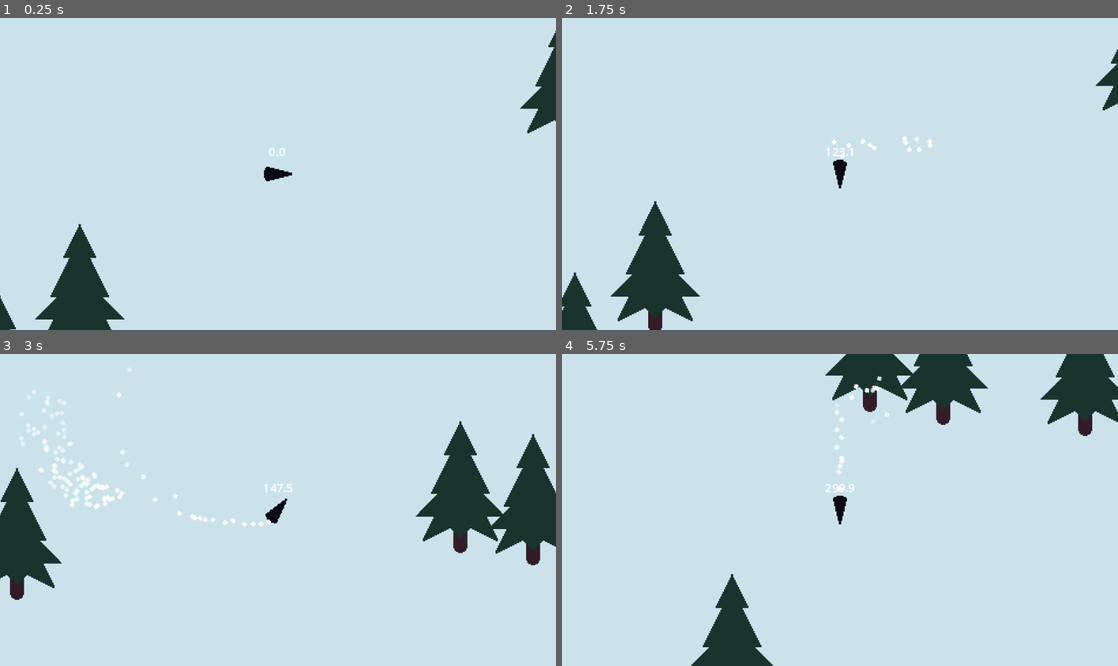
Above: before the commit, frames 1-4 (two rows, left to right).
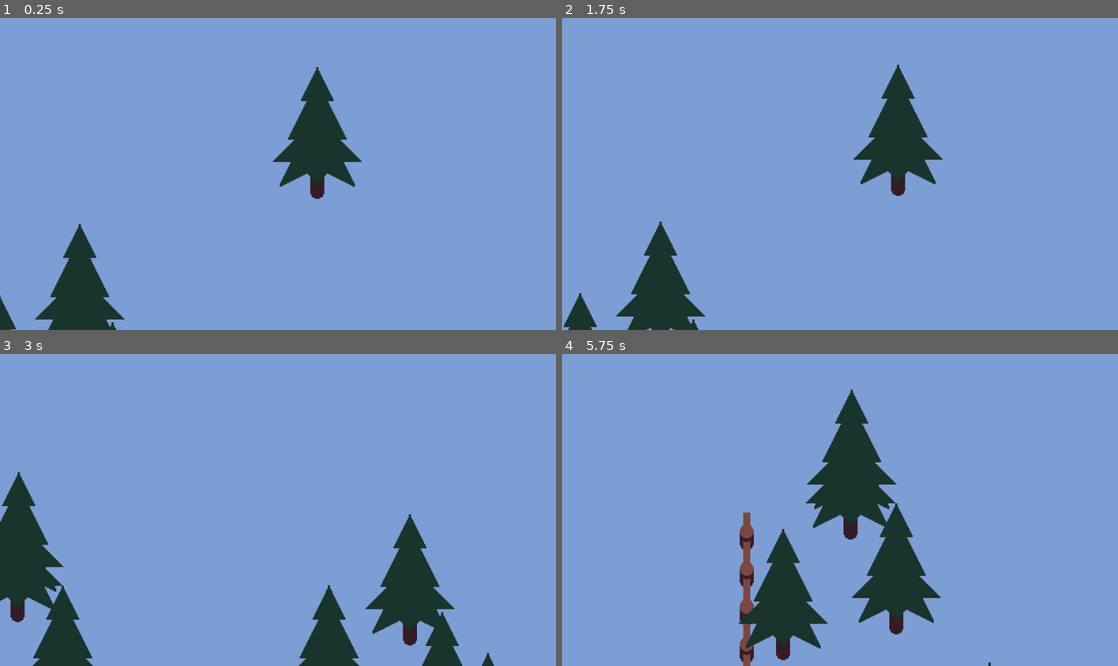
Above: after the commit, the same moments.

Repository: SpeakWithPlants/ld53
Game: Godot game, scene res://scenes/main.tscn
Same seed, same stepped clock (60 frames per second), same inputs: the game is played once before the commit and once after it.
Inputs (mouse positions are in pixels of both pictures, inside the frame that each line leads up to):
- Up to frame 1 (0.25 s): no input
- Up to frame 2 (1.75 s): tap Enter at 0.5 s; move the mouse to (962, 158) at 0.52 s; hold Right (ui_right) 0.53-1.28 s; right-click (962, 158) at 0.6 s; tap Space at 1.25 s; move the mouse to (728, 189) at 1.27 s; hold Down (ui_down) from 1.28 s (still down); click (728, 189) at 1.35 s; right-click (728, 189) at 1.55 s
- Up to frame 3 (3 s): move the mouse to (333, 441) at 2.02 s; release Down (ui_down) at 2.03 s; hold Right (ui_right) 2.03-2.78 s; right-click (333, 441) at 2.1 s; move the mouse to (250, 572) at 2.77 s; hold Up (ui_up) from 2.78 s (still down); right-click (250, 572) at 2.85 s
- Up to frame 4 (5.75 s): move the mouse to (1006, 556) at 3.52 s; release Up (ui_up) at 3.53 s; press the mouse at (1006, 556) at 3.53 s; hold Left (ui_left) 3.53-5.03 s; right-click (1006, 556) at 3.8 s; move the mouse to (673, 463) at 4.27 s; release the mouse at (673, 463) at 4.28 s; right-click (673, 463) at 4.35 s; move the mouse to (867, 510) at 5.02 s; hold Down (ui_down) from 5.03 s (still down); right-click (867, 510) at 5.1 s

The runs differ from the first frame. In frame 1, 97% of the frame differs, in the area x 0-100%, y 0-100%; in frame 2, 98%; in frame 3, 98%; in frame 4, 100%.

Commit message:
Added ui

Diff:
--- a/project.godot
+++ b/project.godot
@@ -62,6 +62,11 @@
 "events": [Object(InputEventMouseButton,"resource_local_to_scene":false,"resource_name":"","device":-1,"window_id":0,"a …(241 unchanged characters)…
 ]
 }
+mouse_right={
+"deadzone": 0.5,
+"events": [Object(InputEventMouseButton,"resource_local_to_scene":false,"resource_name":"","device":-1,"window_id":0,"alt_pressed":false,"shift_pressed":false,"ctrl_pressed":false,"meta_pressed":false,"button_mask":2,"position":Vector2(213, 15),"global_position":Vector2(217, 58),"factor":1.0,"button_index":2,"pressed":true,"double_click":false,"script":null)
+]
+}
 
 [rendering]
 
--- /dev/null
+++ b/scenes/delivery_ping.gd
@@ -0,0 +1,25 @@
+extends Node2D
+
+const max_point_value = 250.0
+const bonus_point_value = 50.0
+
+var point_value = max_point_value
+
+@onready var score_label = $text/score_label
+@onready var anim = $anim
+
+
+func _ready():
+	score_label.text = "+%d" % point_value
+	var outline_color = score_label.get("theme_override_colors/font_outline_color")
+	outline_color.r = clamp(1.0 - point_value / max_point_value, 0.0, 1.0)
+	score_label.set("theme_override_colors/font_outline_color", outline_color)
+	anim.connect("animation_finished", _on_animation_finished)
+	anim.play("bounce")
+	pass
+
+
+func _on_animation_finished(anim_name):
+	if anim_name == "bounce":
+		queue_free()
+	pass
--- /dev/null
+++ b/scenes/delivery_ping.tscn
@@ -0,0 +1,68 @@
+[gd_scene load_steps=5 format=3 uid="uid://dq1d1djwa6rvr"]
+
+[ext_resource type="Script" path="res://scenes/delivery_ping.gd" id="1_mjgjo"]
+[ext_resource type="FontFile" uid="uid://cfjpdm630h17s" path="res://assets/fonts/runescape_uf.ttf" id="2_cwcd4"]
+
+[sub_resource type="Animation" id="Animation_ase5y"]
+resource_name = "bounce"
+length = 0.8
+step = 0.05
+tracks/0/type = "value"
+tracks/0/imported = false
+tracks/0/enabled = true
+tracks/0/path = NodePath("text:position")
+tracks/0/interp = 1
+tracks/0/loop_wrap = true
+tracks/0/keys = {
+"times": PackedFloat32Array(0, 0.4, 0.8),
+"transitions": PackedFloat32Array(0.5, 2, 1),
+"update": 0,
+"values": [Vector2(0, 0), Vector2(0, -60), Vector2(0, 0)]
+}
+tracks/1/type = "value"
+tracks/1/imported = false
+tracks/1/enabled = true
+tracks/1/path = NodePath(".:modulate")
+tracks/1/interp = 1
+tracks/1/loop_wrap = true
+tracks/1/keys = {
+"times": PackedFloat32Array(0.4, 0.8),
+"transitions": PackedFloat32Array(1, 1),
+"update": 0,
+"values": [Color(1, 1, 1, 1), Color(1, 1, 1, 0)]
+}
+
+[sub_resource type="AnimationLibrary" id="AnimationLibrary_e5dpp"]
+_data = {
+"bounce": SubResource("Animation_ase5y")
+}
+
+[node name="delivery_ping" type="Node2D"]
+script = ExtResource("1_mjgjo")
+
+[node name="text" type="Node2D" parent="."]
+z_index = 2
+
+[node name="score_label" type="Label" parent="text"]
+anchors_preset = 7
+anchor_left = 0.5
+anchor_top = 1.0
+anchor_right = 0.5
+anchor_bottom = 1.0
+offset_left = -45.0
+offset_top = -51.0
+offset_right = 45.0
+grow_horizontal = 2
+grow_vertical = 0
+theme_override_colors/font_outline_color = Color(0, 0.741176, 0.627451, 1)
+theme_override_constants/outline_size = 8
+theme_override_fonts/font = ExtResource("2_cwcd4")
+theme_override_font_sizes/font_size = 64
+text = "+200"
+horizontal_alignment = 1
+vertical_alignment = 1
+
+[node name="anim" type="AnimationPlayer" parent="."]
+libraries = {
+"": SubResource("AnimationLibrary_e5dpp")
+}
--- /dev/null
+++ b/scenes/endzone.gd
@@ -0,0 +1,36 @@
+extends Area2D
+
+var points = [
+	Vector2.ZERO,
+	Vector2.RIGHT,
+	Vector2.ONE,
+	Vector2.DOWN,
+]
+
+@onready var collider = $collider
+
+
+func _ready():
+	_update_polygon()
+	pass
+
+
+func set_corners(p1, p2):
+	var min_x = min(p1.x, p2.x)
+	var max_x = max(p1.x, p2.x)
+	var min_y = min(p1.y, p2.y)
+	var max_y = max(p1.y, p2.y)
+	var new_points = []
+	new_points.append(Vector2(min_x, min_y))
+	new_points.append(Vector2(max_x, min_y))
+	new_points.append(Vector2(max_x, max_y))
+	new_points.append(Vector2(min_x, max_y))
+	points = new_points
+	if collider != null:
+		_update_polygon()
+	pass
+
+
+func _update_polygon():
+	collider.polygon = points
+	pass
--- /dev/null
+++ b/scenes/endzone.tscn
@@ -0,0 +1,9 @@
+[gd_scene load_steps=2 format=3 uid="uid://ffbc2krpndjg"]
+
+[ext_resource type="Script" path="res://scenes/endzone.gd" id="1_nqp77"]
+
+[node name="endzone" type="Area2D"]
+script = ExtResource("1_nqp77")
+
+[node name="collider" type="CollisionPolygon2D" parent="."]
+polygon = PackedVector2Array(0, 0, 1, 0, 1, 1, 0, 1)
--- a/scenes/fence.tscn
+++ b/scenes/fence.tscn
@@ -1,6 +1,6 @@
-[gd_scene load_steps=3 format=3 uid="uid://b031mo47kk12o"]
+[gd_scene load_steps=3 format=3 uid="uid://2lewhwvvqwkv"]
 
-[ext_resource type="Texture2D" uid="uid://d3jjfong36v1g" path="res://assets/fence.png" id="1_orxgi"]
+[ext_resource type="Texture2D" uid="uid://d3jjfong36v1g" path="res://assets/sprites/fence.png" id="1_y6gxm"]
 
 [sub_resource type="RectangleShape2D" id="RectangleShape2D_xfpbx"]
 size = Vector2(6, 32)
@@ -8,7 +8,7 @@
 [node name="fence" type="StaticBody2D"]
 
 [node name="sprite" type="Sprite2D" parent="."]
-texture = ExtResource("1_orxgi")
+texture = ExtResource("1_y6gxm")
 
 [node name="collider" type="CollisionShape2D" parent="."]
 shape = SubResource("RectangleShape2D_xfpbx")
--- /dev/null
+++ b/scenes/house.gd
@@ -0,0 +1,39 @@
+extends StaticBody2D
+
+const delivery_ping_scn = preload("res://scenes/delivery_ping.tscn")
+
+@onready var delivery_area = $delivery_area
+@onready var delivery_area_collider = $delivery_area/collider
+
+
+func _ready():
+	delivery_area.connect("body_entered", _on_delivery_area_body_entered)
+	delivery_area.connect("body_exited", _on_delivery_area_body_exited)
+	pass
+
+
+func _on_delivery(player):
+	delivery_area_collider.disabled = true
+	var ping_pos = (player.global_position + global_position) / 2.0
+	var dist = global_position.distance_to(player.global_position)
+	var dist_prop = dist / delivery_area_collider.shape.radius
+	var new_ping = delivery_ping_scn.instantiate()
+	var point_value = new_ping.max_point_value * (1.0 - dist_prop) + new_ping.bonus_point_value
+	new_ping.point_value = point_value
+	var ui = get_tree().get_first_node_in_group("ui")
+	add_child(new_ping)
+	new_ping.global_position = player.global_position
+	ui.add_score(point_value)
+	pass
+
+
+func _on_delivery_area_body_entered(body):
+	if body is Player:
+		body.deliver.connect(_on_delivery)
+	pass
+
+
+func _on_delivery_area_body_exited(body):
+	if body is Player:
+		body.deliver.disconnect(_on_delivery)
+	pass
--- a/scenes/house.tscn
+++ b/scenes/house.tscn
@@ -1,24 +1,27 @@
-[gd_scene load_steps=4 format=3 uid="uid://43dr4tjvyf1a"]
+[gd_scene load_steps=5 format=3 uid="uid://dsqc15e1q42dg"]
 
-[ext_resource type="Texture2D" uid="uid://cyowd4iemoace" path="res://assets/cabin.png" id="1_i2f13"]
+[ext_resource type="Script" path="res://scenes/house.gd" id="1_kqu5r"]
+[ext_resource type="Texture2D" uid="uid://cyowd4iemoace" path="res://assets/sprites/cabin.png" id="1_sityv"]
 
 [sub_resource type="RectangleShape2D" id="RectangleShape2D_0kf1m"]
 size = Vector2(100, 60)
 
 [sub_resource type="CircleShape2D" id="CircleShape2D_y58mi"]
-radius = 156.029
+radius = 160.0
 
 [node name="house" type="StaticBody2D" groups=["houses"]]
+script = ExtResource("1_kqu5r")
 
 [node name="sprite" type="Sprite2D" parent="."]
 position = Vector2(0, -23)
-texture = ExtResource("1_i2f13")
+texture = ExtResource("1_sityv")
 
 [node name="collider" type="CollisionShape2D" parent="."]
 position = Vector2(0, 8)
 shape = SubResource("RectangleShape2D_0kf1m")
 
 [node name="delivery_area" type="Area2D" parent="."]
+input_pickable = false
 
 [node name="collider" type="CollisionShape2D" parent="delivery_area"]
 shape = SubResource("CircleShape2D_y58mi")
--- a/scenes/level.gd
+++ b/scenes/level.gd
@@ -5,13 +5,16 @@
 const house_space = 100
 const tree_space = 60
 const fence_height = 32
+const endzone_height = 200
 const fence_scn = preload("res://scenes/fence.tscn")
 const tree_scn = preload("res://scenes/tree.tscn")
 const house_scn = preload("res://scenes/house.tscn")
+const endzone_scn = preload("res://scenes/endzone.tscn")
 
 var noise
 var course_width
 var course_length
+var endzone
 
 
 func _ready():
@@ -29,6 +32,7 @@
 	_generate_houses(houses)
 	_generate_fences()
 	_generate_trees(tree_density)
+	_generate_endzone()
 	pass
 
 
@@ -67,6 +71,16 @@
 	pass
 
 
+func _generate_endzone():
+	var new_endzone = endzone_scn.instantiate()
+	var top_left = Vector2(-course_width / 2.0, course_length)
+	var bottom_right = top_left + Vector2(course_width, endzone_height)
+	new_endzone.set_corners(top_left, bottom_right)
+	add_child(new_endzone)
+	endzone = new_endzone
+	pass
+
+
 func _add_house_at(pos):
 	var new_house = house_scn.instantiate()
 	new_house.global_position = pos
--- a/scenes/main.gd
+++ b/scenes/main.gd
@@ -1 +1,18 @@
 extends Node2D
+
+const level_scn = preload("res://scenes/level.tscn")
+
+
+func _ready():
+	var level = level_scn.instantiate()
+	add_child(level)
+	await level.ready
+	level.endzone.connect("body_entered", _on_body_entered_endzone)
+	pass
+
+
+func _on_body_entered_endzone(body):
+	if body is Player:
+		# do finish here
+		pass
+	pass
--- a/scenes/main.tscn
+++ b/scenes/main.tscn
@@ -1,8 +1,9 @@
-[gd_scene load_steps=4 format=3 uid="uid://citan4xh2bwjy"]
+[gd_scene load_steps=5 format=3 uid="uid://citan4xh2bwjy"]
 
 [ext_resource type="Script" path="res://scenes/main.gd" id="1_8di1l"]
-[ext_resource type="PackedScene" uid="uid://d3s36137y1slf" path="res://scenes/player.tscn" id="2_73g8t"]
+[ext_resource type="PackedScene" uid="uid://bxddehpx6jw55" path="res://scenes/player.tscn" id="2_73g8t"]
 [ext_resource type="PackedScene" uid="uid://b4fva8lsbck8o" path="res://scenes/level.tscn" id="3_7pqg3"]
+[ext_resource type="PackedScene" uid="uid://ck2oah7a38n8g" path="res://scenes/ui.tscn" id="4_rj67c"]
 
 [node name="main" type="Node2D"]
 y_sort_enabled = true
@@ -13,3 +14,14 @@
 [node name="player" parent="." instance=ExtResource("2_73g8t")]
 
 [node name="camera" type="Camera2D" parent="player"]
+
+[node name="ui" parent="player/camera" groups=["ui"] instance=ExtResource("4_rj67c")]
+anchors_preset = 5
+anchor_left = 0.5
+anchor_right = 0.5
+anchor_bottom = 0.0
+offset_top = -251.0
+offset_bottom = -251.0
+grow_vertical = 1
+size_flags_horizontal = 4
+mouse_filter = 1
--- a/scenes/player.gd
+++ b/scenes/player.gd
@@ -1,4 +1,7 @@
 extends CharacterBody2D
+class_name Player
+
+signal deliver(player)
 
 const max_speed = 850.0
 const gravity = 800.0
@@ -26,6 +29,7 @@
 
 
 func _physics_process(delta):
+	_get_delivery_input()
 	_update_direction(delta)
 	_update_velocity(delta)
 	move_and_slide()
@@ -71,25 +75,22 @@
 
 func _update_trail():
 	var speed = velocity.length()
+	if speed > 0:
+		var ui = get_tree().get_first_node_in_group("ui")
+		ui.counting = true
 	trail.emitting = speed > 0
 	shred.emitting = abs(velocity.normalized().dot(direction)) < 0.8 and trail.emitting
 	pass
 
 
+func _get_delivery_input():
+	if Input.is_action_just_pressed("mouse_right"):
+		emit_signal("deliver", self)
+	pass
+
+
 func get_target_direction():
 	var new_target_direction = Vector2.ZERO
-	if Input.is_action_pressed("ui_down"):
-		use_mouse = false
-		new_target_direction.y += 1
-	if Input.is_action_pressed("ui_left"):
-		use_mouse = false
-		new_target_direction.x -= 1
-	if Input.is_action_pressed("ui_right"):
-		use_mouse = false
-		new_target_direction.x += 1
-	if Input.is_action_pressed("ui_up"):
-		use_mouse = false
-		new_target_direction.y -= 1
 	if Input.is_action_pressed("mouse_left"):
 		use_mouse = true
 		var mouse_pos = get_global_mouse_position()
--- a/scenes/player.tscn
+++ b/scenes/player.tscn
@@ -1,8 +1,8 @@
-[gd_scene load_steps=7 format=3 uid="uid://d3s36137y1slf"]
+[gd_scene load_steps=7 format=3 uid="uid://bxddehpx6jw55"]
 
 [ext_resource type="Script" path="res://scenes/player.gd" id="1_rblnb"]
-[ext_resource type="Texture2D" uid="uid://dc58j7gviomfx" path="res://assets/skiier.png" id="2_ee2h8"]
-[ext_resource type="Texture2D" uid="uid://lve4ix3uska3" path="res://assets/snow_trail.png" id="3_wnmk6"]
+[ext_resource type="Texture2D" uid="uid://dc58j7gviomfx" path="res://assets/sprites/skiier.png" id="2_oti6l"]
+[ext_resource type="Texture2D" uid="uid://lve4ix3uska3" path="res://assets/sprites/snow_trail.png" id="3_xc43k"]
 
 [sub_resource type="Gradient" id="Gradient_5xqdi"]
 offsets = PackedFloat32Array(0, 0.529801, 1)
@@ -19,7 +19,7 @@
 script = ExtResource("1_rblnb")
 
 [node name="sprite" type="Sprite2D" parent="."]
-texture = ExtResource("2_ee2h8")
+texture = ExtResource("2_oti6l")
 
 [node name="trail" type="CPUParticles2D" parent="sprite"]
 position = Vector2(-13, 0)
@@ -27,7 +27,7 @@
 amount = 25
 lifetime = 2.0
 lifetime_randomness = 1.0
-texture = ExtResource("3_wnmk6")
+texture = ExtResource("3_xc43k")
 direction = Vector2(-1, 0)
 spread = 90.0
 gravity = Vector2(0, 0)
@@ -40,7 +40,8 @@
 position = Vector2(-13, 0)
 emitting = false
 amount = 400
-texture = ExtResource("3_wnmk6")
+lifetime = 0.3
+texture = ExtResource("3_xc43k")
 direction = Vector2(-1, 0)
 spread = 10.0
 gravity = Vector2(0, 0)
--- a/scenes/tree.tscn
+++ b/scenes/tree.tscn
@@ -1,6 +1,6 @@
-[gd_scene load_steps=3 format=3 uid="uid://bdskyhnsugdds"]
+[gd_scene load_steps=3 format=3 uid="uid://dflpnij7x854e"]
 
-[ext_resource type="Texture2D" uid="uid://blb7j4a6876ud" path="res://assets/tree.png" id="1_g3eec"]
+[ext_resource type="Texture2D" uid="uid://blb7j4a6876ud" path="res://assets/sprites/tree.png" id="1_erjbg"]
 
 [sub_resource type="CircleShape2D" id="CircleShape2D_k3e3k"]
 radius = 6.0
@@ -9,7 +9,7 @@
 
 [node name="sprite" type="Sprite2D" parent="."]
 position = Vector2(0, -57)
-texture = ExtResource("1_g3eec")
+texture = ExtResource("1_erjbg")
 
 [node name="collider" type="CollisionShape2D" parent="."]
 shape = SubResource("CircleShape2D_k3e3k")
--- /dev/null
+++ b/scenes/ui.gd
@@ -0,0 +1,34 @@
+extends Control
+
+const decay_rate = 5.0
+
+var counting = false
+var total_score = 0
+var elapsed = 0
+
+@onready var total_score_label = $total_score_label
+@onready var end_score_label = $bg/end_screen/vbox/end_score
+@onready var anim = $anim
+
+
+func _process(delta):
+	if counting:
+		elapsed += delta
+		if elapsed > (1.0 / decay_rate):
+			add_score(-1)
+			elapsed = 0
+	total_score_label.text = "%d" % total_score
+	pass
+
+
+func add_score(score):
+	total_score += score
+	pass
+
+
+func stop():
+	counting = false
+	elapsed = 0
+	end_score_label = "%d" % total_score
+	anim.play("show_ui")
+	pass
--- /dev/null
+++ b/scenes/ui.tscn
@@ -0,0 +1,144 @@
+[gd_scene load_steps=7 format=3 uid="uid://ck2oah7a38n8g"]
+
+[ext_resource type="FontFile" uid="uid://cfjpdm630h17s" path="res://assets/fonts/runescape_uf.ttf" id="1_1hrav"]
+[ext_resource type="Script" path="res://scenes/ui.gd" id="1_pl28k"]
+
+[sub_resource type="Animation" id="Animation_jdl70"]
+resource_name = "show_ui"
+length = 0.5
+tracks/0/type = "value"
+tracks/0/imported = false
+tracks/0/enabled = true
+tracks/0/path = NodePath("bg:position")
+tracks/0/interp = 1
+tracks/0/loop_wrap = true
+tracks/0/keys = {
+"times": PackedFloat32Array(0, 0.5),
+"transitions": PackedFloat32Array(0.5, 1),
+"update": 0,
+"values": [Vector2(0, 650), Vector2(0, 0)]
+}
+
+[sub_resource type="Animation" id="Animation_7jrvh"]
+length = 0.001
+tracks/0/type = "value"
+tracks/0/imported = false
+tracks/0/enabled = true
+tracks/0/path = NodePath("bg:position")
+tracks/0/interp = 1
+tracks/0/loop_wrap = true
+tracks/0/keys = {
+"times": PackedFloat32Array(0),
+"transitions": PackedFloat32Array(1),
+"update": 0,
+"values": [Vector2(0, 0)]
+}
+
+[sub_resource type="Animation" id="Animation_0i5cq"]
+resource_name = "hide_ui"
+length = 0.2
+tracks/0/type = "value"
+tracks/0/imported = false
+tracks/0/enabled = true
+tracks/0/path = NodePath("bg:position")
+tracks/0/interp = 1
+tracks/0/loop_wrap = true
+tracks/0/keys = {
+"times": PackedFloat32Array(0, 0.2),
+"transitions": PackedFloat32Array(0.5, 1),
+"update": 0,
+"values": [Vector2(0, 0), Vector2(0, 650)]
+}
+
+[sub_resource type="AnimationLibrary" id="AnimationLibrary_uiq2r"]
+_data = {
+"RESET": SubResource("Animation_7jrvh"),
+"hide_ui": SubResource("Animation_0i5cq"),
+"show_ui": SubResource("Animation_jdl70")
+}
+
+[node name="ui" type="Control"]
+layout_mode = 3
+anchors_preset = 15
+anchor_right = 1.0
+anchor_bottom = 1.0
+grow_horizontal = 2
+grow_vertical = 2
+script = ExtResource("1_pl28k")
+
+[node name="total_score_label" type="Label" parent="."]
+layout_mode = 1
+anchors_preset = 5
+anchor_left = 0.5
+anchor_right = 0.5
+offset_left = -20.0
+offset_right = 20.0
+offset_bottom = 67.0
+grow_horizontal = 2
+theme_override_colors/font_outline_color = Color(0.4, 0.603922, 0.545098, 1)
+theme_override_constants/outline_size = 8
+theme_override_fonts/font = ExtResource("1_1hrav")
+theme_override_font_sizes/font_size = 64
+text = "1000"
+horizontal_alignment = 1
+vertical_alignment = 1
+
+[node name="bg" type="Node2D" parent="."]
+
+[node name="color_rect" type="ColorRect" parent="bg"]
+custom_minimum_size = Vector2(1500, 600)
+anchors_preset = 8
+anchor_left = 0.5
+anchor_top = 0.5
+anchor_right = 0.5
+anchor_bottom = 0.5
+offset_right = 948.0
+offset_bottom = 533.0
+grow_horizontal = 2
+grow_vertical = 2
+color = Color(0.490196, 0.619608, 0.831373, 1)
+
+[node name="end_screen" type="Control" parent="bg"]
+layout_mode = 3
+anchors_preset = 0
+offset_right = 948.0
+offset_bottom = 533.0
+size_flags_horizontal = 6
+size_flags_vertical = 6
+
+[node name="vbox" type="VBoxContainer" parent="bg/end_screen"]
+layout_mode = 1
+anchors_preset = 8
+anchor_left = 0.5
+anchor_top = 0.5
+anchor_right = 0.5
+anchor_bottom = 0.5
+offset_left = -216.0
+offset_top = -33.5
+offset_right = 216.0
+offset_bottom = 33.5
+grow_horizontal = 2
+grow_vertical = 2
+
+[node name="end_text" type="Label" parent="bg/end_screen/vbox"]
+layout_mode = 2
+theme_override_colors/font_color = Color(0.694118, 0.85098, 1, 1)
+theme_override_fonts/font = ExtResource("1_1hrav")
+theme_override_font_sizes/font_size = 64
+text = "Your total score is:"
+horizontal_alignment = 1
+vertical_alignment = 1
+
+[node name="end_score" type="Label" parent="bg/end_screen/vbox"]
+layout_mode = 2
+theme_override_colors/font_color = Color(0.788235, 0.941176, 0.956863, 1)
+theme_override_fonts/font = ExtResource("1_1hrav")
+theme_override_font_sizes/font_size = 64
+text = "1000"
+horizontal_alignment = 1
+vertical_alignment = 1
+
+[node name="anim" type="AnimationPlayer" parent="."]
+libraries = {
+"": SubResource("AnimationLibrary_uiq2r")
+}
Binary file added: assets/fonts/runescape_uf.ttf
Not shown, added: assets/fonts/runescape_uf.ttf.import
Renamed: assets/cabin.png -> assets/sprites/cabin.png
Not shown, changed: assets/sprites/cabin.png.import
Renamed: assets/fence.png -> assets/sprites/fence.png
Not shown, changed: assets/sprites/fence.png.import
Renamed: assets/skiier.png -> assets/sprites/skiier.png
Not shown, changed: assets/sprites/skiier.png.import
Renamed: assets/snow_trail.png -> assets/sprites/snow_trail.png
Not shown, changed: assets/sprites/snow_trail.png.import
Renamed: assets/tree.png -> assets/sprites/tree.png
Not shown, changed: assets/sprites/tree.png.import
